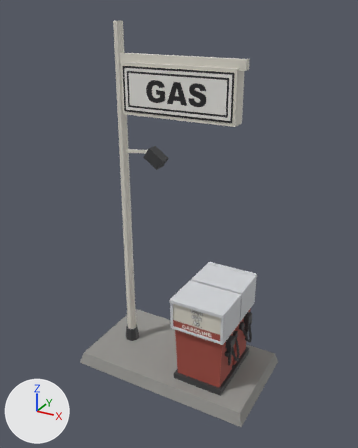
One commit to the glTF model assets/models/gas-pump.glb: the scene before it, then after it.
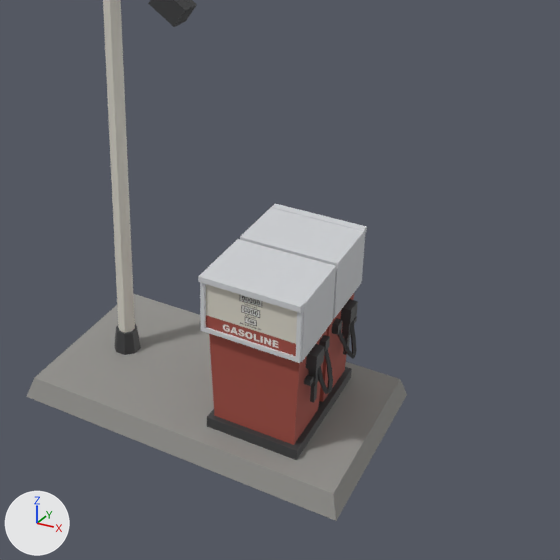
Each version is shown whole from a 50 mm camera at (2.53, -5.06, 4.7) aimed at (-0.23, -0.03, 2.19), then close up on the part from 18% to 100% of the width and 35% to 100% of the height. The lights are fixed; the arrows at lower left show +X, +Y and +Z. The last two pictures show the newer version. Vertices at exactly the same position are counted once.

The first close-up shows 'GasPump'.
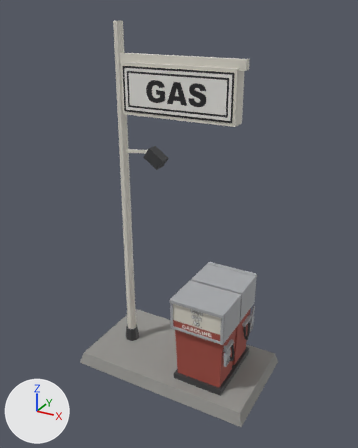
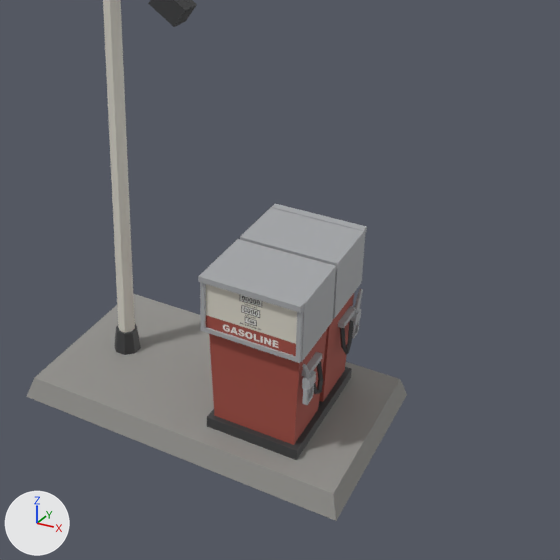
The change, as a diff of the scene's bpy script:
```diff
--- a/assets/models/gas-pump.glb.py
+++ b/assets/models/gas-pump.glb.py
@@ mat_pumpmetal @@
+mat_pumpmetal = principled_material('PumpMetal')
+mat_pumpmetal.base_color = (0.395, 0.405, 0.42)  # grey #a9abad
+mat_pumpmetal.roughness = 0.38
@@ me_gaspump @@
 # used by ob_gaspump; location = (0.0, 0.0, 0.0)
-me_gaspump.from_pydata(...)  # 340 vertices, 556 faces; spans x -1.5..1.0, y -0.7..0.7, z 0.0..4.55
+me_gaspump.from_pydata(...)  # 360 vertices, 580 faces; spans x -1.5..1.0, y -0.7..0.7, z 0.0..4.55
+# me_gaspump part 1: a new loose piece, a box spanning x 0.6..0.648, y 0.19..0.42, z 0.795..0.832, in mat_pumpmetal (grey #a9abad)
+# me_gaspump part 2: a new loose piece, a box spanning x 0.625..0.675, y 0.355..0.457, z 0.73..0.808, in mat_pumpmetal (grey #a9abad)
+# me_gaspump part 3: a new loose piece, a box spanning x 0.6..0.648, y -0.42..-0.19, z 0.795..0.832, in mat_pumpmetal (grey #a9abad)
+# me_gaspump part 4: a new loose piece, a box spanning x 0.625..0.675, y -0.457..-0.355, z 0.73..0.808, in mat_pumpmetal (grey #a9abad)
+# me_gaspump part 5: a new loose piece, a box spanning x 0.635..0.665, y -0.463..-0.444, z 0.615..0.73, in mat_pumpmetal (grey #a9abad)
+# me_gaspump part 6: a new loose piece of 20 vertices spanning x 0.61..0.68, y 0.19..0.38, z 0.55..0.79, in mat_pumptrim (dark grey #3c3d3e)
+# me_gaspump part 7: a new loose piece of 20 vertices spanning x 0.61..0.68, y -0.38..-0.19, z 0.55..0.79, in mat_pumptrim (dark grey #3c3d3e)
+# me_gaspump part 8: 8 loose pieces with 64 vertices, spanning x 0.58..0.68, y -0.36..0.36, z 0.52..0.93, are deleted
+# me_gaspump part 9
+# 70 vertices are removed from x 0.6..0.74, y -0.41..0.41, z 0.56..0.89
+# 128 faces are deleted
+# 34 vertices are added at x 0.63..0.67, y -0.51..0.51, z 0.62..0.95
+# 56 new faces join them, mat_pumpmetal (grey #a9abad)
+# me_gaspump part 10: 140 faces spanning x -0.08..0.64, y -0.56..0.56, z 0.98..1.42 switch from mat_pumpchrome (light grey #d4d6da) to mat_pumpmetal (grey #a9abad)
+# other edits to the shape of me_gaspump do not show in these pictures
 me_gaspump.materials.append(mat_pumpconcrete)
```

Location of each change, [x1, y1, x2, y2] in pixels of the close-ups (560 x 560 px):
part 1 of me_gaspump, added: after [338, 306, 356, 328]
part 2 of me_gaspump, added: after [349, 309, 361, 325]
part 3 of me_gaspump, added: after [302, 352, 322, 376]
part 4 of me_gaspump, added: after [302, 371, 316, 390]
part 5 of me_gaspump, added: after [302, 389, 309, 405]
part 6 of me_gaspump, added: after [340, 320, 354, 355]
part 7 of me_gaspump, added: after [314, 361, 323, 395]
part 8 of me_gaspump, deleted: before [306, 299, 358, 403]
part 9 of me_gaspump, reshaped: before [304, 316, 357, 394]; after [302, 289, 363, 396]
part 10 of me_gaspump, recoloured (light grey to grey): [198, 204, 367, 363] in both
